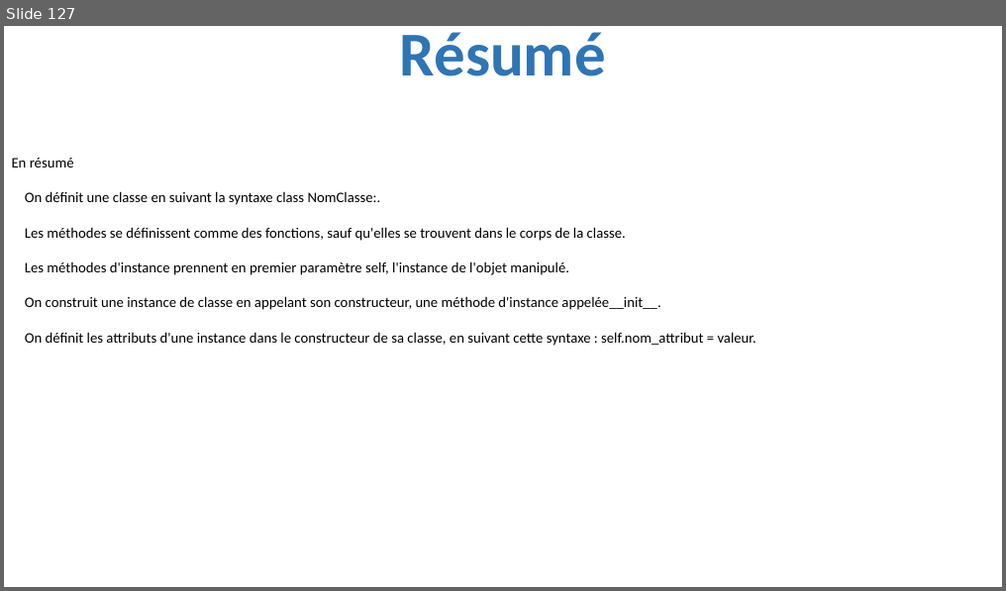
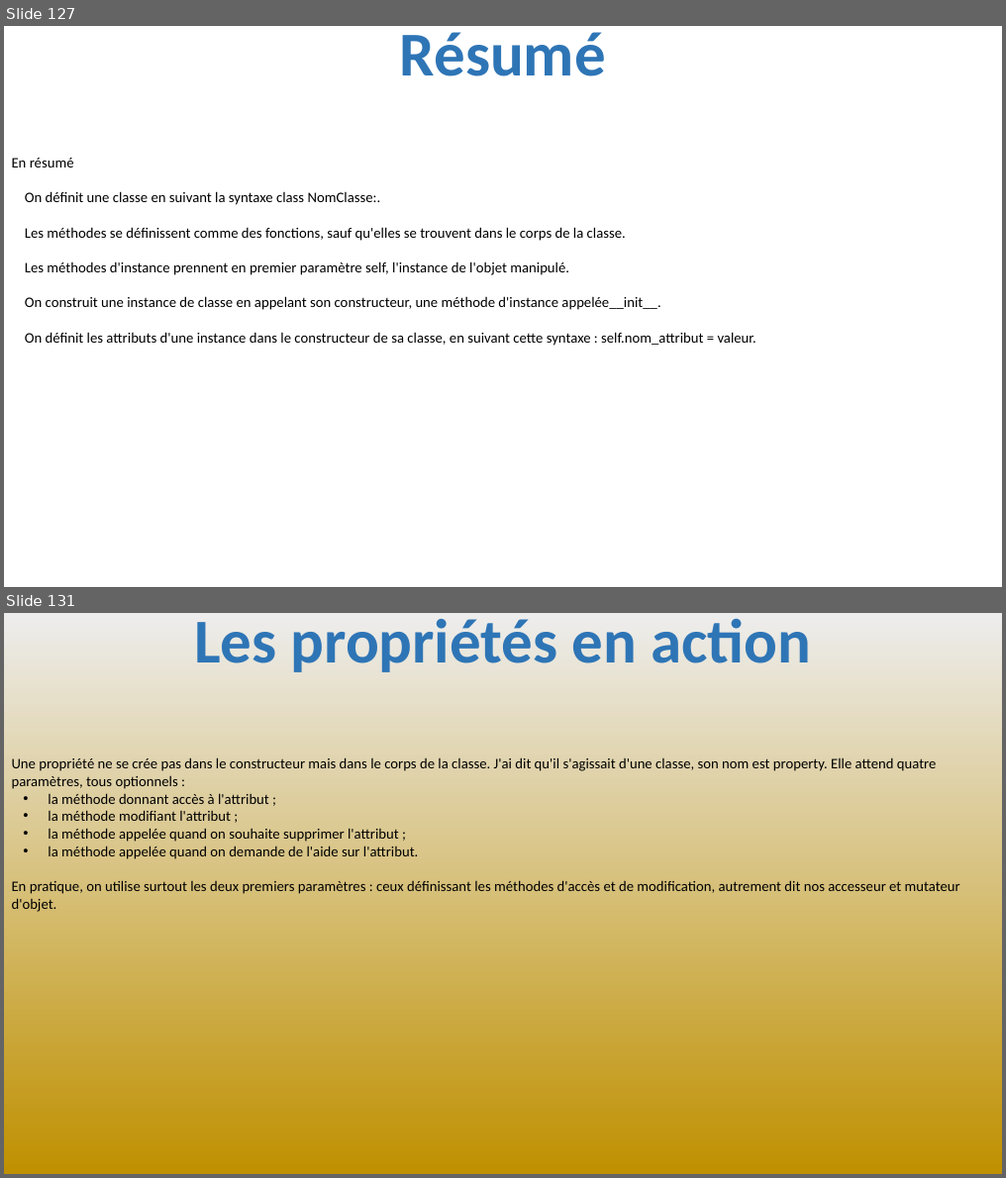
Before and after one commit to julienPalleau/PythonDoc, a slide deck: Python-resume.pptx. Shown one above the other, each under a label of ours: slide 127 before the commit, slides 127 and 131 after it; the slides between them are not shown. The pictures are 1006x591 and 1006x1178 pixels, drawn with LibreOffice and Linux fonts; fonts in the diff are those of the drawing. Boxes give left, top, right and bottom in pixels: in the first picture for what was removed or moved away, otherwise in the second. Text is boxed around its words. In the diff, an @@ line names an element or a change of style, - is before the commit and + after.

```diff
--- a/Python-resume.pptx
+++ b/Python-resume.pptx
@@ slide 131 added at [4, 613, 1002, 1174], background gradient #EDEDED to #BF9000 @@
@@ title added at [194, 618, 812, 672], 60 pt, text #2E75B6, bold @@
+Les propriétés en action
@@ text added at [12, 758, 960, 912], 14 pt, text #000000 @@
+Une propriété ne se crée pas dans le constructeur mais dans le corps de la classe. J'ai dit qu'il s'agissait d'une classe, son nom est property. Elle attend quatre
+paramètres, tous optionnels :
+• la méthode donnant accès à l'attribut ;
+• la méthode modifiant l'attribut ;
+• la méthode appelée quand on souhaite supprimer l'attribut ;
+• la méthode appelée quand on demande de l'aide sur l'attribut.
+En pratique, on utilise surtout les deux premiers paramètres : ceux définissant les méthodes d'accès et de modification, autrement dit nos accesseur et mutateur
+d'objet.
```
Also in this commit, not shown: 7 other slides added.
